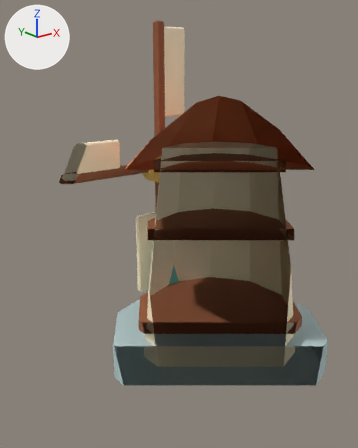
The glTF model source/assets/models/windmill.glb: old version first, new version second.
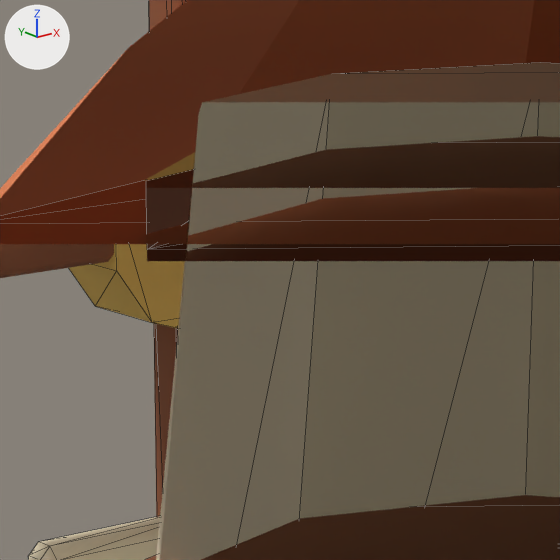
Each version appears first whole from a 50 mm camera at (-2.311, -2.427, 2.1) aimed at (-0.253, 0.145, 1.071), and next in a close-up on the part from 37% to 61% of the width and 29% to 49% of the height. The lights are fixed; the arrows at upper left show +X, +Y and +Z. The older version's two pictures come first. The close-ups show mesh edges as thin lines. Everything nearer to the camera than a plane just in front of the edit is cut away. Where no turn or scale is listed for an object, it has been applied to the vertices.

Script lines for the objects in view, before the commit:
```python
me_cone_011 = bpy.data.meshes.new('Cone.011')
me_cone_011.from_pydata(...)  # a 10-sided cylinder along z spanning x -0.509..0.509, y -0.536..0.536, z -0.038..0.038
me_cone_011.materials.append(mat_toasted_cedar)  # brown #915636
me_cube_034 = bpy.data.meshes.new('Cube.034')
me_cube_034.from_pydata(...)  # 24 vertices, 44 faces; spans x -0.035..0.035, y -0.035..0.035, z -0.53..0.53
me_cube_034.materials.append(mat_toasted_cedar)  # brown #915636
me_cube_035 = bpy.data.meshes.new('Cube.035')
me_cube_035.from_pydata(...)  # 24 vertices, 44 faces; spans x -0.125..0.125, y -0.027..0.027, z -0.325..0.325
me_cube_035.materials.append(mat_warm_plaster)  # beige #fff1ce
ob_canvas_002 = bpy.data.objects.new('Canvas.002', me_cube_035)
ob_canvas_002.location = (-0.11, 0.7, 0.67)
ob_spoke_002 = bpy.data.objects.new('Spoke.002', me_cube_034)
ob_spoke_002.location = (0.0, 0.7, 0.84)
ob_timber_belt_001 = bpy.data.objects.new('Timber belt.001', me_cone_011)
ob_timber_belt_001.location = (0.0, 0.0, 1.0)
# also in view: 'Tower' at (0.0, 0.0, 0.85); 'Roof' at (0.0, 0.0, 1.78); 'Hub' at (0.0, 0.72, 1.37); 'Timber belt.002' at (0.0, 0.0, 1.45); 'Spoke.003' at (-0.53, 0.7, 1.37)
```
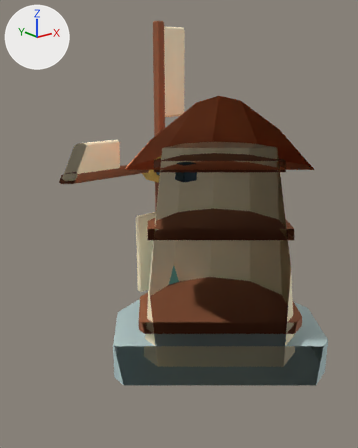
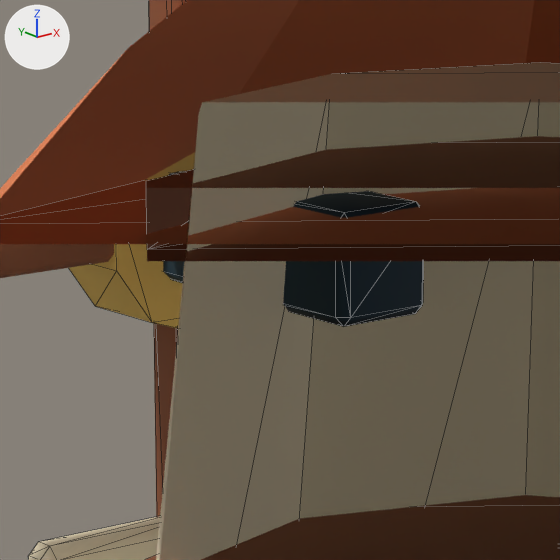
Location of each change, [x1, y1, x2, y2] in pixels of the close-ups (560 x 560 px):
'Rotor axle', added
    after: [163, 170, 424, 326]

The change, as a diff of the scene's bpy script:
```diff
--- a/source/assets/models/windmill.glb.py
+++ b/source/assets/models/windmill.glb.py
@@ mat_ink @@
+mat_ink = principled_material('Ink')
+mat_ink.base_color = (0.0152, 0.0497, 0.0802)  # dark blue #213f50
+mat_ink.roughness = 0.78
@@ me_cube_047 @@
+me_cube_047.from_pydata(...)  # 24 vertices, 44 faces; spans x -0.065..0.065, y -0.2..0.2, z -0.065..0.065
+me_cube_047.materials.append(mat_ink)  # dark blue #213f50
@@ ob_rotor_axle @@
+ob_rotor_axle = bpy.data.objects.new('Rotor axle', me_cube_047)
+ob_rotor_axle.location = (0.0, 0.52, 1.37)
```
